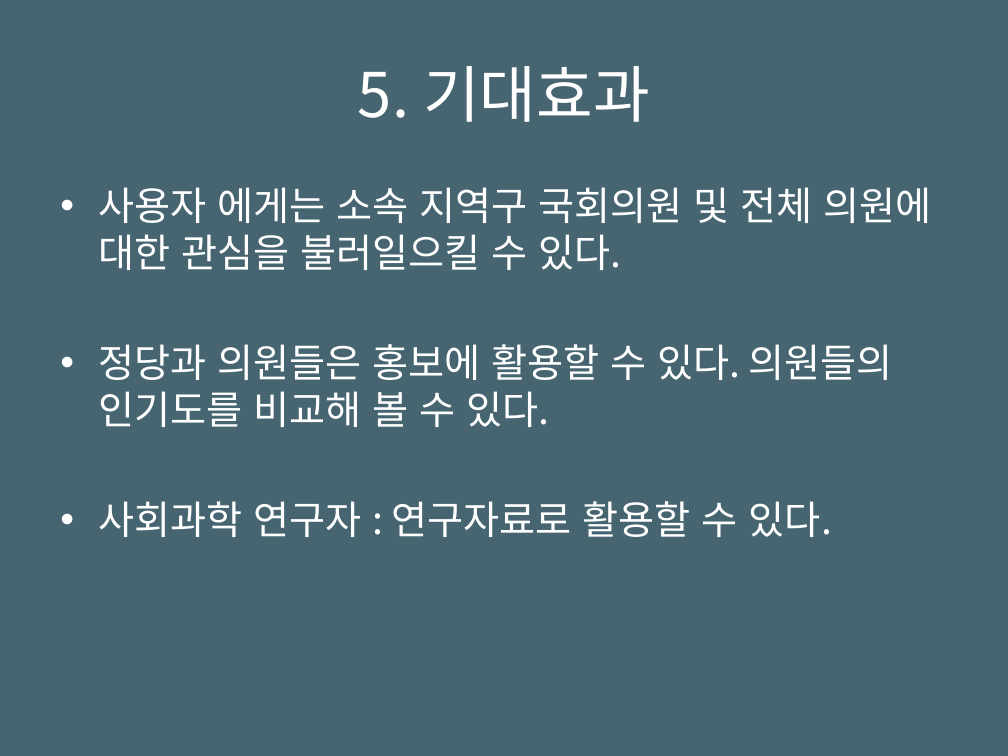
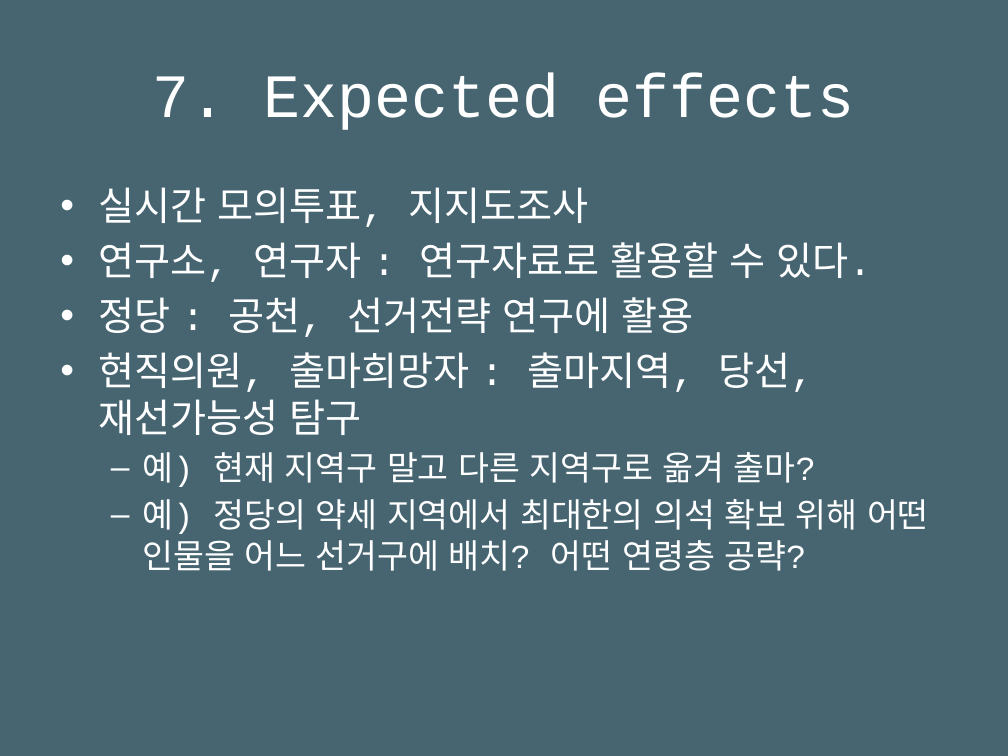
Before and after one commit to csheesun/Politico-Review, a slide deck: slide 8 of PoliticoReview_docs/발표자료(Presentation Meterials)_1410641_이희선.pptx. Drawn at 1008x756 pixels with LibreOffice and Linux fonts; fonts in the diff are those of the drawing. Boxes give left, top, right and bottom in pixels: in the first picture for what was removed or moved away, otherwise in the second. Text is boxed around its words. In the diff, an @@ line names an element or a change of style, - is before the commit and + after.

```diff
--- a/PoliticoReview_docs/발표자료(Presentation Meterials)_1410641_이희선.pptx
+++ b/PoliticoReview_docs/발표자료(Presentation Meterials)_1410641_이희선.pptx
@@ title at [153, 74, 855, 130]: text changed; font Noto Sans CJK KR to Courier New @@
-5. 기대효과
+7. Expected effects
@@ text at [98, 187, 929, 571]: text changed; font Noto Sans CJK KR to Courier New @@
-• 사용자 에게는 소속 지역구 국회의원 및 전체 의원에 대한 관심을 불러일으킬 수 있다.
-• 정당과 의원들은 홍보에 활용할 수 있다. 의원들의 인기도를 비교해 볼 수 있다.
-• 사회과학 연구자 : 연구자료로 활용할 수 있다.
+• 실시간 모의투표, 지지도조사
+• 연구소, 연구자 : 연구자료로 활용할 수 있다.
+• 정당 : 공천, 선거전략 연구에 활용
+• 현직의원, 출마희망자 : 출마지역, 당선, 재선가능성 탐구
+  – 예) 현재 지역구 말고 다른 지역구로 옮겨 출마?
+  – 예) 정당의 약세 지역에서 최대한의 의석 확보 위해 어떤 인물을 어느 선거구에 배치? 어떤 연령층 공략?
```
Also in this commit, not shown: 7 other slides changed, 1 slide added, 1 slide removed, 13 other files.
